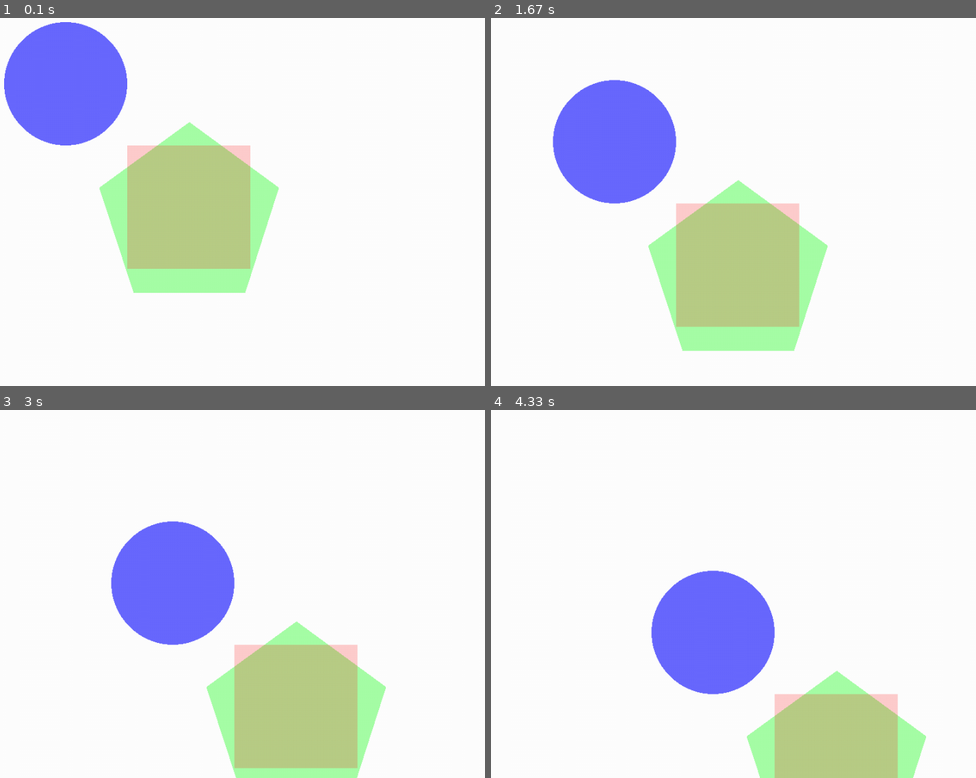
Above: before the commit, frames 1-4 (two rows, left to right).
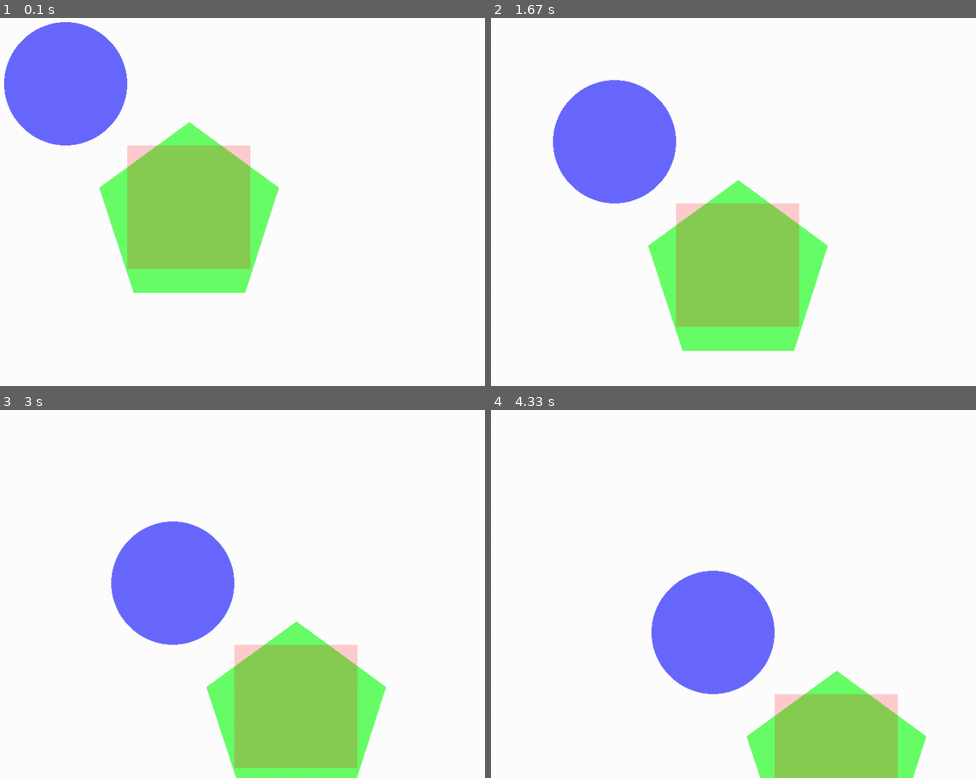
Above: after the commit, the same moments.

Repository: Spyder337/SimplePyGame
Game: pygame game, started from main.py
The game is run twice, just before and just after one commit, with the same random seed, the same clock (stepped at 60 frames per second) and the same inputs.
Inputs:
- Up to frame 1 (0.1 s): no input
- Up to frame 2 (1.67 s): no input
- Up to frame 3 (3 s): no input
- Up to frame 4 (4.33 s): no input

The runs differ from the first frame. In frame 1, 12% of the frame differs, in the area x 20-58%, y 28-75%; in frame 2, 12%, in the area x 32-70%, y 44-91%; in frame 3, 11%; in frame 4, 7.2%.

Commit message:
Commented code.

Diff:
--- a/game_object.py
+++ b/game_object.py
@@ -1,19 +1,19 @@
 class GameObject:
-    primitive = None
-    velocity = (1, 1)
-    is_alive = True
-    can_collide = False
-    do_update = True
+    primitive = None        #   Item to be rendered
+    velocity = (1, 1)       #   Speed
+    is_alive = True         #   Should it be culled
+    can_collide = False     #   Can collisions occur
+    do_update = True        #   Did the position or color change
 
     def __init__(self, prim):
         self.primitive = prim
         pass
 
     def update(self, displaySurf):
-        if(self.can_collide):
+        if(self.can_collide):           #   Check if a collision check needs to happen
             self.handle_collision()
-        self.move()
-        self.render(displaySurf)
+        self.move()                     #   Handle movement
+        self.render(displaySurf)        #   Render the primitive
 
     def handle_collision(self):
         pass
@@ -22,11 +22,11 @@
         pass
 
     def move(self):
-        xPos = self.primitive.pos[0]
-        yPos = self.primitive.pos[1]
-        xPos += self.velocity[0]
+        xPos = self.primitive.pos[0]            #   Get the x position
+        yPos = self.primitive.pos[1]            #   Get the y position
+        xPos += self.velocity[0]                #   Modify the location by velocity
         yPos += self.velocity[1]
-        self.primitive.updatePos((xPos, yPos))
+        self.primitive.updatePos((xPos, yPos))  #   Update the render objects position
 
     def render(self, displaySurf):
         self.primitive.draw(displaySurf)
--- a/shapes.py
+++ b/shapes.py
@@ -4,17 +4,19 @@
 class Primitive:
 
     def __init__(self, color, pos):
-        self.shape_surf = None
-        self.color = color
-        self.do_update = True
-        self.pos = pos
+        self.shape_surf = None          #   The surface the primitive is drawn to
+        self.color = color              #   The color of the primitive
+        self.do_update = True           #   Should the primitive be redrawn
+        self.pos = pos                  #   Location on screen
 
     #   Used for draw calls
     #   Does nothing
     def draw(self, display_surf):
         pass
 
+    #   Used for moving the object
     def updatePos(self, newPos):
+        self.do_update = True
         pass
 
 
@@ -23,17 +25,16 @@
     def __init__(self, color, points, pos):
         self.points = points
         super(Polygon, self).__init__(color, pos)
-        lx, ly = zip(*self.points)
-        self.min_x, self.min_y, self.max_x, self.max_y = min(lx), min(ly), max(lx), max(ly)
-        self.target_rect = pygame.Rect(self.min_x, self.min_y, self.max_x - self.min_x, self.max_y - self.min_y)
-        self.target_rect.center = self.pos
-        self.shape_surf = pygame.Surface(self.target_rect.size, pygame.SRCALPHA)
-        self.shape_surf.set_alpha(color[3])
+        lx, ly = zip(*self.points)                                                                                  #   Get list of x and y coords
+        self.min_x, self.min_y, self.max_x, self.max_y = min(lx), min(ly), max(lx), max(ly)                         #   Find the bounds
+        self.target_rect = pygame.Rect(self.min_x, self.min_y, self.max_x - self.min_x, self.max_y - self.min_y)    #   Create a rectangle with the bounds
+        self.target_rect.center = self.pos                                                                          #   Place the new rectangle at the position
+        self.shape_surf = pygame.Surface(self.target_rect.size, pygame.SRCALPHA)                                    #   Create the surface for the primitive
 
     def draw(self, display_surf):
-        pygame.draw.polygon(self.shape_surf, self.color, [(x - self.min_x, y - self.min_y) for x, y in self.points])
-        display_surf.blit(self.shape_surf, self.target_rect)
-        self.do_update = False
+        pygame.draw.polygon(self.shape_surf, self.color, [(x - self.min_x, y - self.min_y) for x, y in self.points])    #   Loop through coords and get new positions
+        display_surf.blit(self.shape_surf, self.target_rect)                                                            #   Blend the primitive's surface and the display one
+        self.do_update = False                                                                                          #   Do not redraw it by default
 
     def updatePos(self, newPos):
         self.pos = newPos
--- a/window.py
+++ b/window.py
@@ -8,12 +8,14 @@
 #   Class for handling window management and game loop logic
 #   May partition the game loop to its own class
 class Window:
-    display_surf = None
-    BLACK = (0, 0, 0, 255)
-    WHITE = (255, 255, 255, 255)
-    RED = (255, 0, 0, 50)
-    GREEN = (0, 255, 0, 150)
-    BLUE = (0, 0, 255, 150)
+    display_surf = None             #   Main canvas for the window
+
+    # Color        R    G   B   A
+    BLACK =     (  0,   0,   0, 255)
+    WHITE =     (255, 255, 255, 255)
+    RED =       (255,   0,   0,  50)
+    GREEN =     (0  , 255,   0, 150)
+    BLUE =      (0  ,   0, 255, 150)
 
     def __init__(self, name, height, width):
         pygame.init()
@@ -23,14 +25,10 @@
         self.init_scene()
 
     def init_scene(self):
-        self.shapes = {}
         self.game_objs = {}
         circle = Circle(self.BLUE, 100, (200, 200))
         poly = Polygon(self.GREEN, ((146, 0), (291, 106), (236, 277), (56, 277), (0, 106)), (400, 400))
         rect = Rectangle(self.RED, (400, 400), (0, 0, 200, 200))
-        self.addShape("circ1", circle)
-        self.addShape("poly1", poly)
-        self.addShape("rect1", rect)
         self.createGameObj("circle", circle)
         self.createGameObj("polygon", poly)
         self.createGameObj("rectangle", rect)
@@ -39,33 +37,24 @@
     # Loop => Input -> Physics -> Render
     def start(self):
         while True:
-            self.display_surf.fill(self.WHITE)
-            for event in pygame.event.get():
-                if event.type == QUIT:
+            self.display_surf.fill(self.WHITE)  #   Reset the render canvas
+            for event in pygame.event.get():    #   Iterate over events
+                if event.type == QUIT:          #   Clicking X button
                     pygame.quit()
                     sys.exit()
-            self.update()
-            pygame.display.update()
+            self.update()                       #   Handle updates to game objects
+            pygame.display.update()             #   Update the display
 
     def update(self):
-        for id in self.game_objs:
-            if(not self.game_objs[id].do_update):
+        for id in self.game_objs:                           #   Iterate over objects
+            if(not self.game_objs[id].do_update):           #   If no changes do not update
                 continue
-            self.game_objs[id].update(self.display_surf)
-
-    def draw(self):
-        for id in self.shapes:
-            if(not self.shapes[id].do_update):
-                continue
-            print("Shape: " + id)
-            print("Color: " + str(self.shapes[id].color))
-            print("Pos: " + str(self.shapes[id].pos))
-            print()
-            self.shapes[id].draw(self.display_surf)
+            self.game_objs[id].update(self.display_surf)    #   Otherwise update the object
+            print(self.game_objs[id].toString())            #   Print information about it
 
     def addShape(self, id, shape):
         self.shapes[id] = shape
 
     def createGameObj(self, id, prim):
-        gameObj = GameObject(prim)
-        self.game_objs[id] = gameObj
+        gameObj = GameObject(prim)      #   Instantiate the game object
+        self.game_objs[id] = gameObj    #   Add the object to the dict of objects
